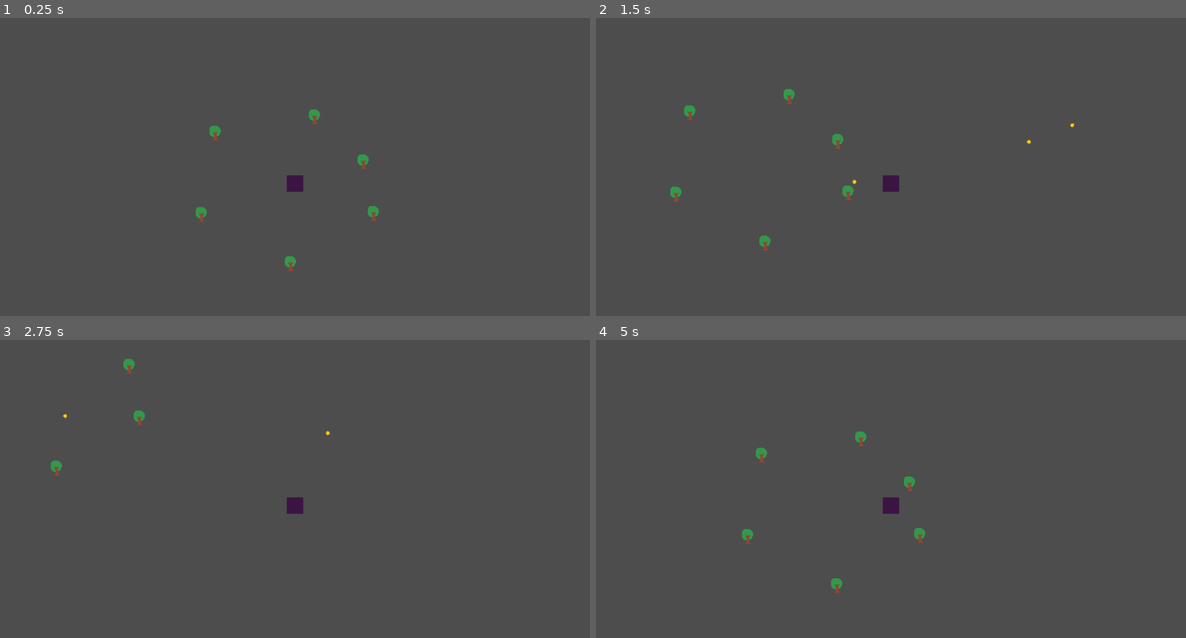
Above: before the commit, frames 1-4 (two rows, left to right).
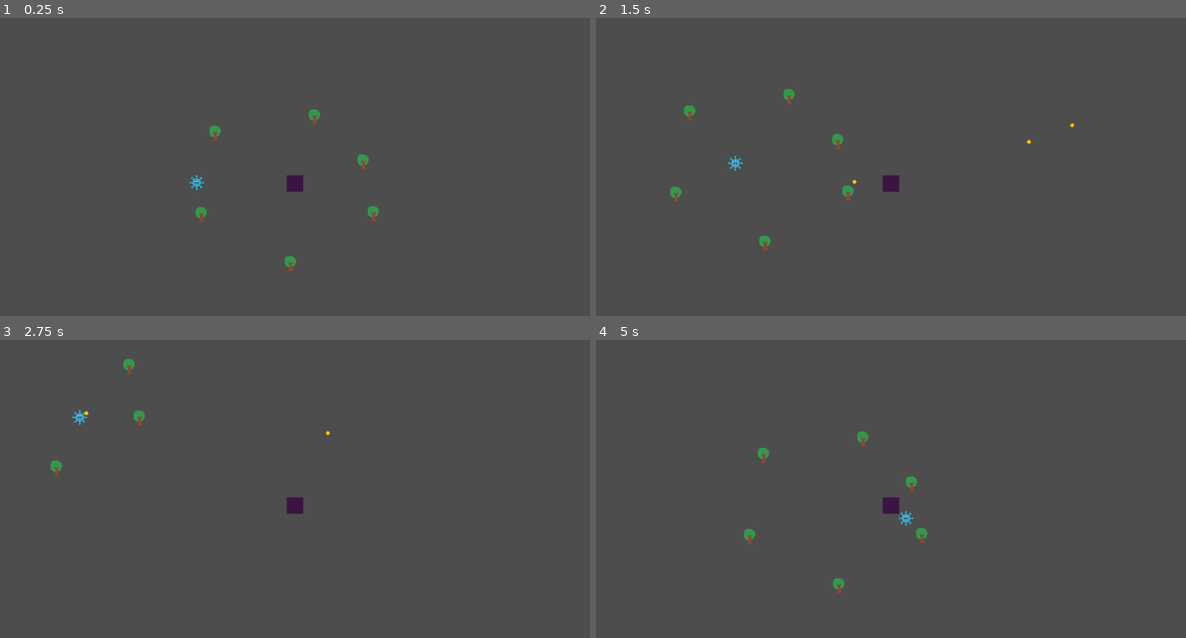
Above: after the commit, the same moments.

Repository: kaminaryu/um-gamejam
Game: Godot game, scene res://src/scenes/main.tscn
The game is run twice, just before and just after one commit, with the same random seed, the same clock (stepped at 60 frames per second) and the same inputs.
Inputs (mouse positions are in pixels of both pictures, inside the frame that each line leads up to):
- Up to frame 1 (0.25 s): no input
- Up to frame 2 (1.5 s): tap Enter at 0.5 s; move the mouse to (1020, 167) at 0.52 s; press the mouse at (1020, 167) at 0.53 s; hold D (move_right) 0.53-1.28 s; tap Shift (dash) at 0.6 s; move the mouse to (773, 199) at 1.27 s; release the mouse at (773, 199) at 1.28 s; hold S (move_down) from 1.28 s (still down); click (773, 199) at 1.35 s
- Up to frame 3 (2.75 s): tap Shift (dash) at 1.55, 2.1 s; move the mouse to (354, 432) at 2.02 s; release S (move_down) at 2.03 s; press the mouse at (354, 432) at 2.03 s; hold D (move_right) from 2.03 s (still down)
- Up to frame 4 (5 s): move the mouse to (861, 572) at 2.77 s; release D (move_right) at 2.78 s; release the mouse at (861, 572) at 2.78 s; hold W (move_up) 2.78-3.53 s; click (861, 572) at 2.85 s; tap Shift (dash) at 3.05, 4.55 s; move the mouse to (1068, 554) at 3.52 s; press the mouse at (1068, 554) at 3.53 s; hold A (move_left) from 3.53 s (still down); tap Enter at 3.6 s; move the mouse to (714, 456) at 4.27 s; release the mouse at (714, 456) at 4.28 s; tap F at 4.35 s

The runs differ from the first frame. In frame 1, less than 0.1% of the frame differs, in the area x 32-35%, y 52-58%; in frame 2, less than 0.1%; in frame 3, less than 0.1%; in frame 4, 0.4%, in the area x 24-57%, y 30-85%.

Commit message:
started enemy workflow

Diff:
--- a/project.godot
+++ b/project.godot
@@ -15,9 +15,9 @@
 config/features=PackedStringArray("4.4", "GL Compatibility")
 config/icon="res://icon.svg"
 
-[editor_plugins]
+[global_group]
 
-enabled=PackedStringArray("res://addons/godot-vim/plugin.cfg")
+Bullet=""
 
 [input]
 
--- /dev/null
+++ b/src/enemy/blue_enemy.tscn
@@ -0,0 +1,23 @@
+[gd_scene load_steps=5 format=3 uid="uid://0lm70cjth3u0"]
+
+[ext_resource type="Texture2D" uid="uid://bl7xmgr0j0j40" path="res://assets/Placeholder/5282291.png" id="1_6j2al"]
+[ext_resource type="Script" uid="uid://b5xb7qahgyst4" path="res://src/enemy/enemy.gd" id="1_xso4u"]
+[ext_resource type="Script" uid="uid://dn4a1ghu2vu7c" path="res://src/enemy/enemy_components/movement_component.gd" id="2_ig63i"]
+
+[sub_resource type="RectangleShape2D" id="RectangleShape2D_ig63i"]
+
+[node name="BlueEnemy" type="CharacterBody2D"]
+script = ExtResource("1_xso4u")
+_enemy_name = "Blue Enemy"
+_damage = 10
+_speed = 100.0
+
+[node name="Sprite2D" type="Sprite2D" parent="."]
+scale = Vector2(0.0585938, 0.0585937)
+texture = ExtResource("1_6j2al")
+
+[node name="CollisionShape2D" type="CollisionShape2D" parent="."]
+shape = SubResource("RectangleShape2D_ig63i")
+
+[node name="MovementComponent" type="Node2D" parent="."]
+script = ExtResource("2_ig63i")
--- /dev/null
+++ b/src/enemy/enemy.gd
@@ -0,0 +1 @@
+extends Enemy
--- /dev/null
+++ b/src/enemy/enemy_base.gd
@@ -0,0 +1,33 @@
+extends CharacterBody2D
+
+class_name Enemy
+
+@export var _enemy_name: String
+@export var _max_health: int
+@export var _damage: int
+@export var _speed: float
+
+var current_health
+
+func set_enemy_name(name: String):
+	_enemy_name = name
+
+func set_max_health(max_health: int):
+	_max_health = max_health
+
+func set_damage(damage: int):
+	_damage = damage
+
+func set_speed(speed: int):
+	_speed = speed
+
+func take_damage(dmg: int):
+	current_health -= dmg
+	if current_health <= 0:
+		die()
+
+func die():
+	death.emit()
+	queue_free()
+
+signal death
--- /dev/null
+++ b/src/enemy/enemy_components/damageable_component.gd
@@ -0,0 +1,8 @@
+class_name DamageableComponent
+
+extends Node2D
+
+var parent
+
+func _ready():
+	parent = get_parent()
--- /dev/null
+++ b/src/enemy/enemy_components/movement_component.gd
@@ -0,0 +1,20 @@
+class_name MovementComponent
+
+extends Node2D
+
+var parent: Enemy
+var player: CharacterBody2D
+
+func _ready():
+	parent = get_parent()
+	player = get_tree().get_first_node_in_group("Player")
+	print(parent)
+	print(player)
+
+func _physics_process(delta: float) -> void:
+	if player == null:
+		return
+
+	var direction = (player.global_position - parent.global_position).normalized()
+	parent.velocity = direction * parent._speed
+	parent.move_and_slide()
--- a/src/mechanism/shooting/bullet.tscn
+++ b/src/mechanism/shooting/bullet.tscn
@@ -6,7 +6,7 @@
 [sub_resource type="CircleShape2D" id="CircleShape2D_fa3oe"]
 radius = 4.12311
 
-[node name="Bullet" type="CharacterBody2D"]
+[node name="Bullet" type="CharacterBody2D" groups=["Bullet"]]
 script = ExtResource("1_fa3oe")
 
 [node name="Sprite2D" type="Sprite2D" parent="."]
--- a/src/player/player.gd
+++ b/src/player/player.gd
@@ -7,20 +7,20 @@
 
 
 func _physics_process(delta: float) -> void :
-    handle_movement(delta)
+	handle_movement(delta)
 
 
 func handle_movement(delta: float) -> void :
-    var direction := Vector2.ZERO;
+	var direction := Vector2.ZERO;
 
-    if (Input.is_action_pressed("move_up")) :
-        direction.y += -1
-    if (Input.is_action_pressed("move_left")) :
-        direction.x += -1
-    if (Input.is_action_pressed("move_down")) :
-        direction.y += 1
-    if (Input.is_action_pressed("move_right")) :
-        direction.x += 1
+	if (Input.is_action_pressed("move_up")) :
+		direction.y += -1
+	if (Input.is_action_pressed("move_left")) :
+		direction.x += -1
+	if (Input.is_action_pressed("move_down")) :
+		direction.y += 1
+	if (Input.is_action_pressed("move_right")) :
+		direction.x += 1
 
-    velocity = direction.normalized() * SPEED * dash_mult
-    move_and_slide()
+	velocity = direction.normalized() * SPEED * dash_mult
+	move_and_slide()
--- a/src/scenes/main.tscn
+++ b/src/scenes/main.tscn
@@ -1,11 +1,12 @@
-[gd_scene load_steps=3 format=3 uid="uid://d1p7sbpohe7tw"]
+[gd_scene load_steps=4 format=3 uid="uid://d1p7sbpohe7tw"]
 
 [ext_resource type="PackedScene" uid="uid://c8qw7ykpxrqo0" path="res://src/player/player.tscn" id="1_kkvs4"]
 [ext_resource type="PackedScene" uid="uid://b1bggfak8myqx" path="res://src/objects/tree.tscn" id="2_rr2wm"]
+[ext_resource type="PackedScene" uid="uid://0lm70cjth3u0" path="res://src/enemy/blue_enemy.tscn" id="3_32aa5"]
 
 [node name="Main" type="Node2D"]
 
-[node name="Player" parent="." instance=ExtResource("1_kkvs4")]
+[node name="Player" parent="." groups=["Player"] instance=ExtResource("1_kkvs4")]
 
 [node name="Tree" parent="." instance=ExtResource("2_rr2wm")]
 position = Vector2(153, 57)
@@ -24,3 +25,6 @@
 
 [node name="Tree6" parent="." instance=ExtResource("2_rr2wm")]
 position = Vector2(38, -132)
+
+[node name="BlueEnemy" parent="." groups=["Enemy"] instance=ExtResource("3_32aa5")]
+position = Vector2(-217, -2)
Binary file added: assets/Placeholder/5282291.png
Not shown, added: assets/Placeholder/5282291.png.import
Not shown, added: src/enemy/enemy.gd.uid
Not shown, added: src/enemy/enemy_base.gd.uid
Not shown, added: src/enemy/enemy_components/damageable_component.gd.uid
Not shown, added: src/enemy/enemy_components/movement_component.gd.uid
